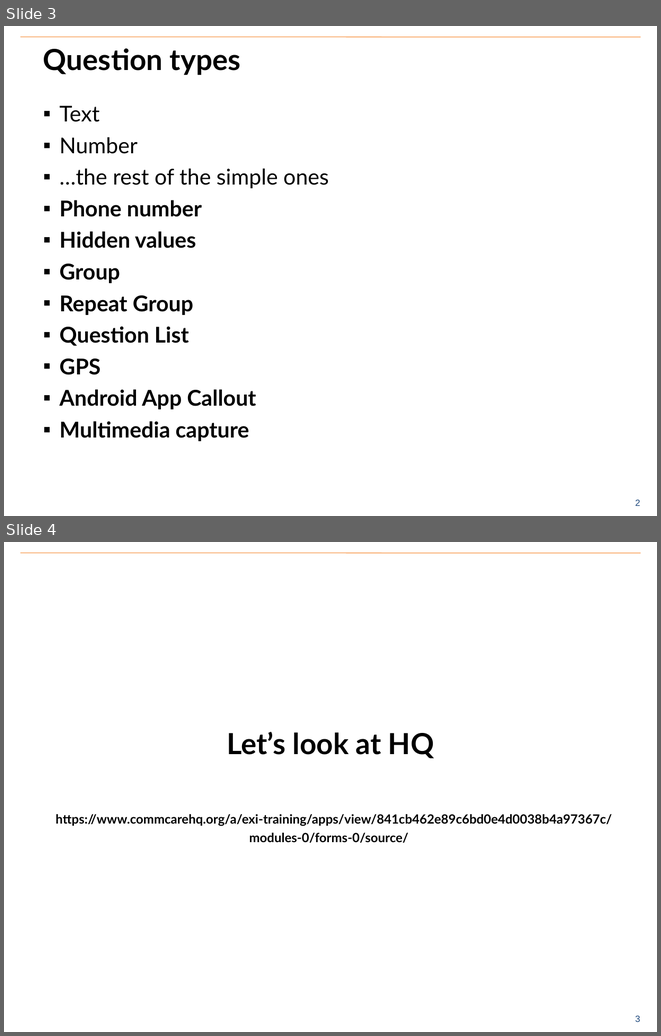
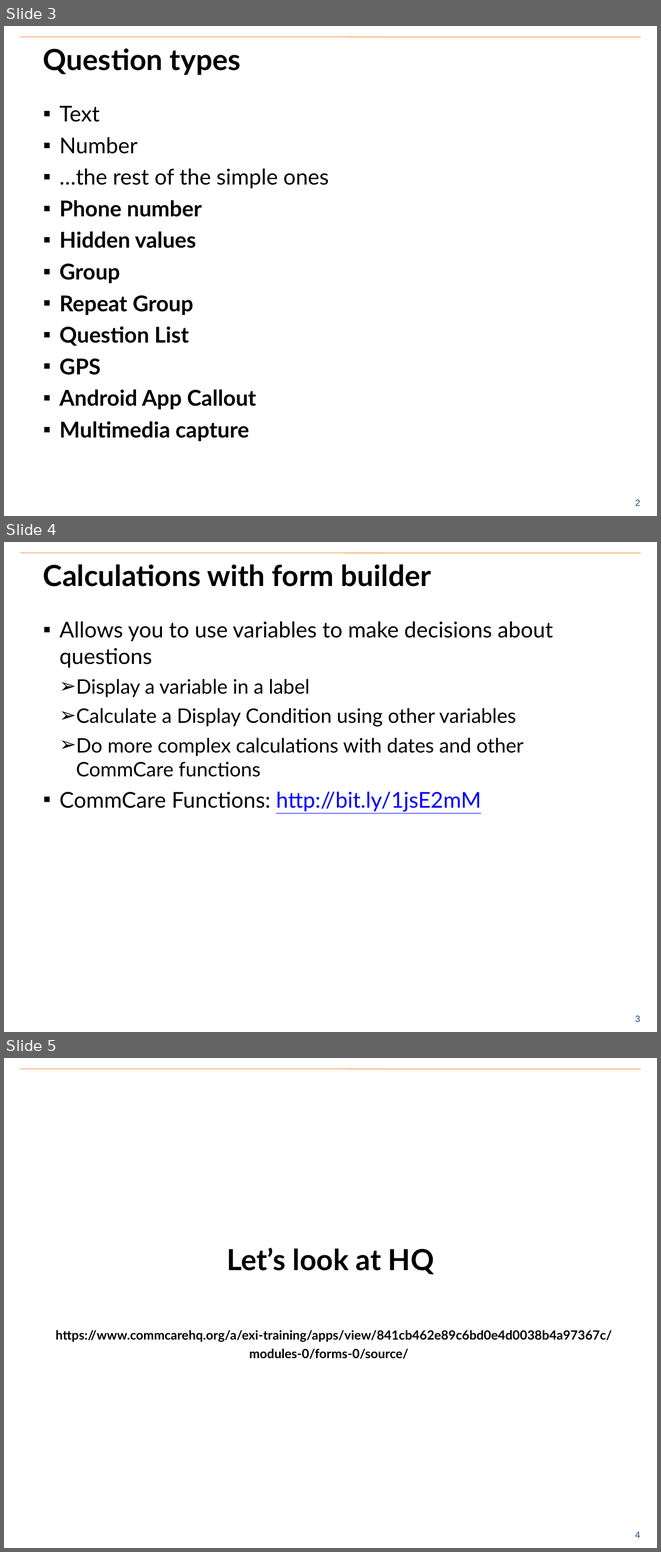
Before and after one commit to benrudolph/exi-training, a slide deck: FormBuilding/advanced_form_builder.pptx. Shown one above the other, each under a label of ours: slides 3 and 4 before the commit, slides 3, 4 and 5 after it. The pictures are 661x1036 and 661x1552 pixels, drawn with LibreOffice and Linux fonts; fonts in the diff are those of the drawing; background and template pictures are left out. Boxes give left, top, right and bottom in pixels: in the first picture for what was removed or moved away, otherwise in the second. Text is boxed around its words. In the diff, an @@ line names an element or a change of style, - is before the commit and + after.

```diff
--- a/FormBuilding/advanced_form_builder.pptx
+++ b/FormBuilding/advanced_form_builder.pptx
@@ slide 4 added at [4,542,657,1032], background #FFFFFF; not listed: 2 template elements that a slide beside it also shows @@
@@ title added at [43,564,431,587], 32 pt, text #000000, bold @@
+Calculations with form builder
@@ text added at [60,621,553,811], 22 pt, text #000000 @@
+▪ Allows you to use variables to make decisions about questions
+  ➢ Display a variable in a label
+  ➢ Calculate a Display Condition using other variables
+  ➢ Do more complex calculations with dates and other CommCare functions
+▪ CommCare Functions: http://bit.ly/1jsE2mM
@@ what was slide 4 is now slide 5 @@
@@ page number at [635,1531,641,1538]: text changed @@
-3
+4
```
Also in this commit, not shown: 1 slide changed, 2 other files.
